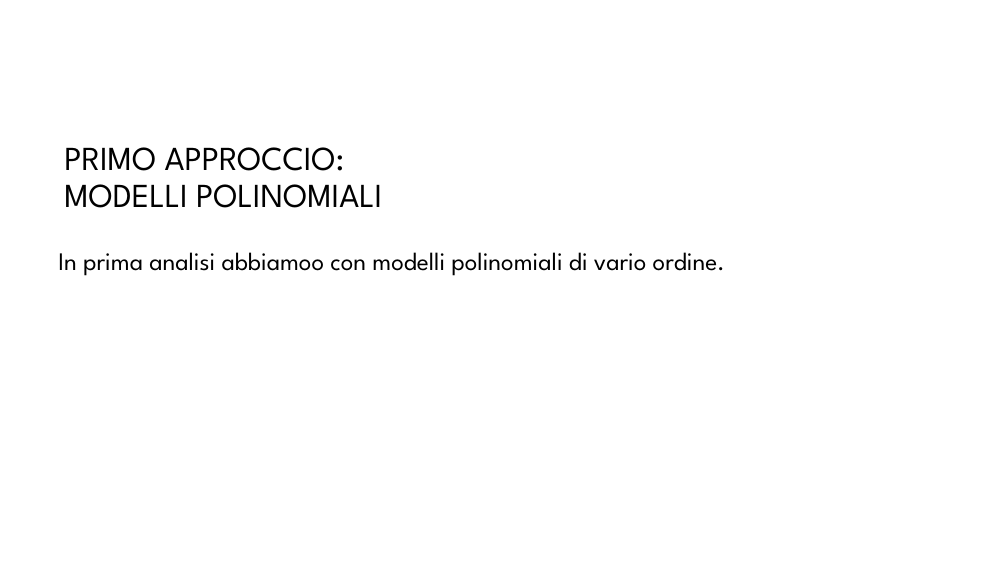
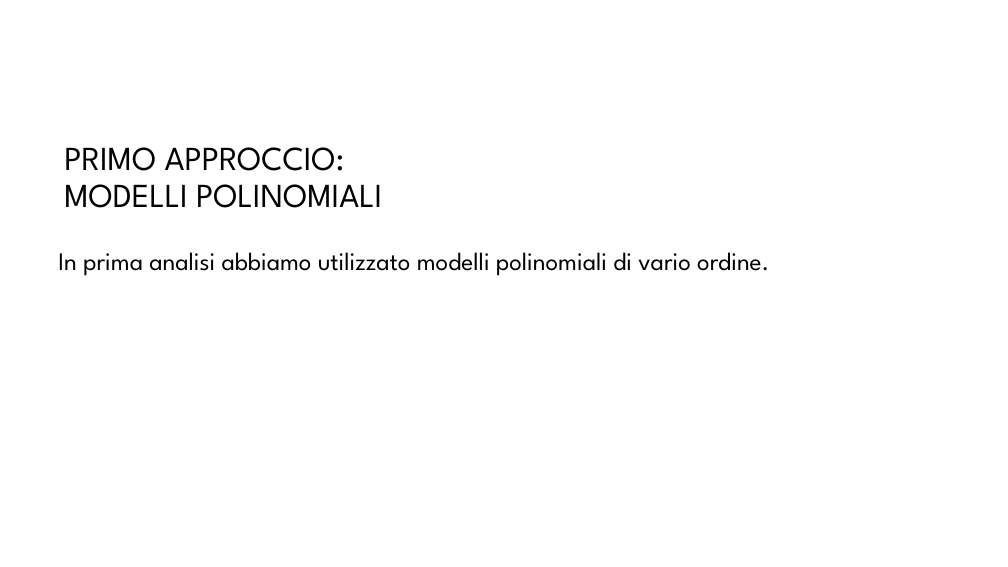
Before and after one commit to arrostini/predittoreDomeniche, a slide deck: slide 7 of progettomatlabfine (1).pptx (slide 5 before the commit). Drawn at 1008x567 pixels with LibreOffice and Linux fonts; fonts in the diff are those of the drawing; background and template pictures are left out. Boxes give left, top, right and bottom in pixels: in the first picture for what was removed or moved away, otherwise in the second. Text is boxed around its words. In the diff, an @@ line names an element or a change of style, - is before the commit and + after.

```diff
--- a/progettomatlabfine (1).pptx
+++ b/progettomatlabfine (1).pptx
@@ text at box(58, 252, 769, 276): text changed @@
-In prima analisi abbiamoo con modelli polinomiali di vario ordine.
+In prima analisi abbiamo utilizzato modelli polinomiali di vario ordine.
```
Also in this commit, not shown: 13 other slides changed.
